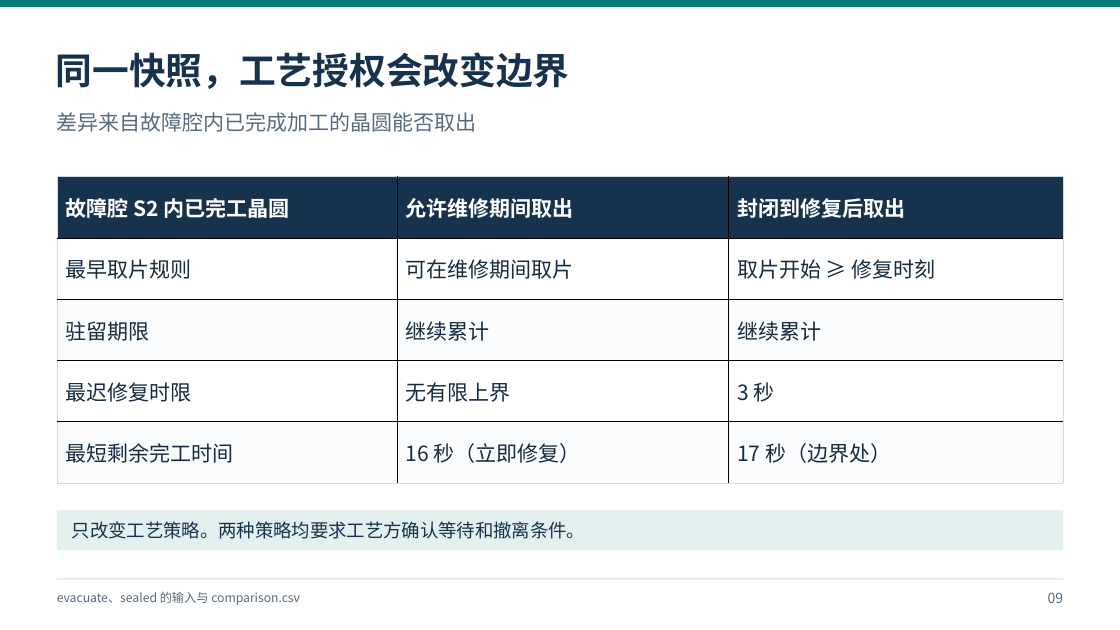
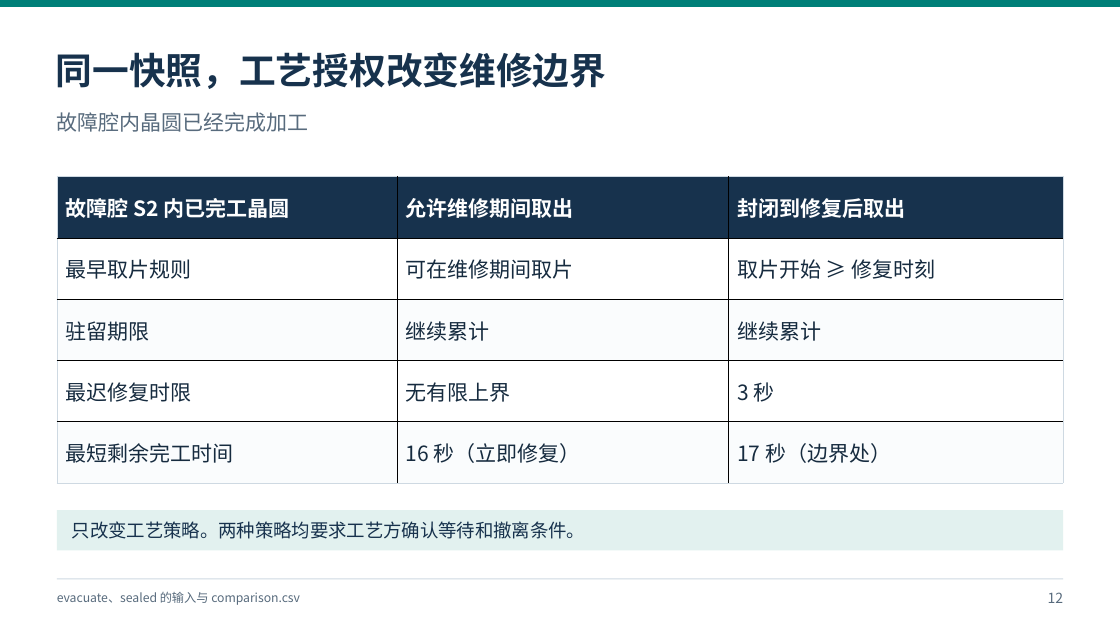
Before and after one commit to yanq458-tech/WaferSched-Agent, a slide deck: slide 12 of docs/presentations/v1.3.0-project-review/WaferSched-Agent_v1.3.0_研究汇报.pptx (slide 9 before the commit). Drawn at 1120x630 pixels with LibreOffice and Linux fonts; fonts in the diff are those of the drawing. Boxes give left, top, right and bottom in pixels: in the first picture for what was removed or moved away, otherwise in the second. Text is boxed around its words. In the diff, an @@ line names an element or a change of style, - is before the commit and + after.

```diff
--- a/docs/presentations/v1.3.0-project-review/WaferSched-Agent_v1.3.0_研究汇报.pptx
+++ b/docs/presentations/v1.3.0-project-review/WaferSched-Agent_v1.3.0_研究汇报.pptx
@@ text at box(56, 52, 606, 89): text changed @@
-同一快照，工艺授权会改变边界
+同一快照，工艺授权改变维修边界
@@ text at box(57, 112, 309, 132): text changed @@
-差异来自故障腔内已完成加工的晶圆能否取出
+故障腔内晶圆已经完成加工
@@ text at box(1048, 592, 1064, 603): text changed @@
-09
+12
```
Also in this commit, not shown: 8 other slides changed, 8 slides added, 2 slides removed, 7 other files.
